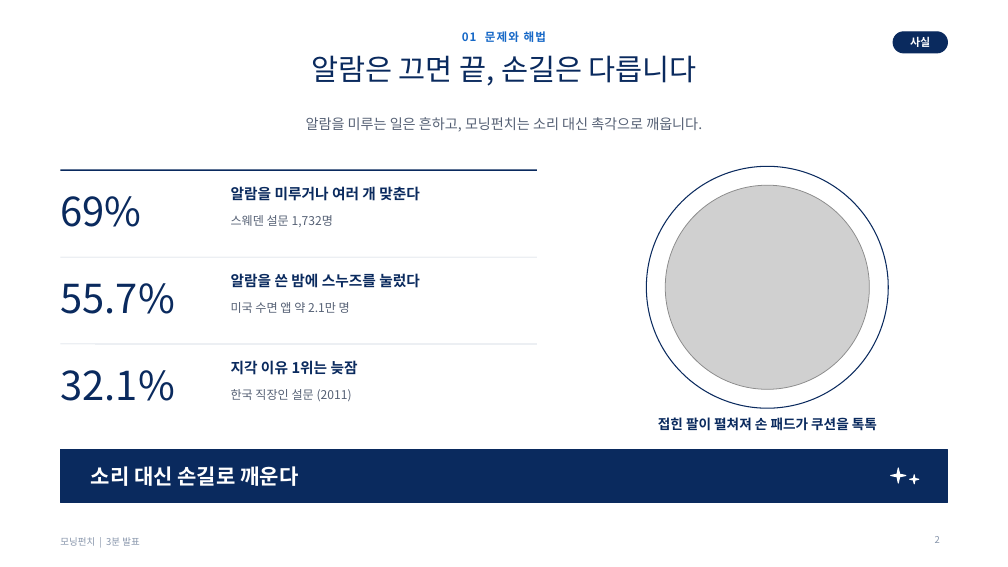
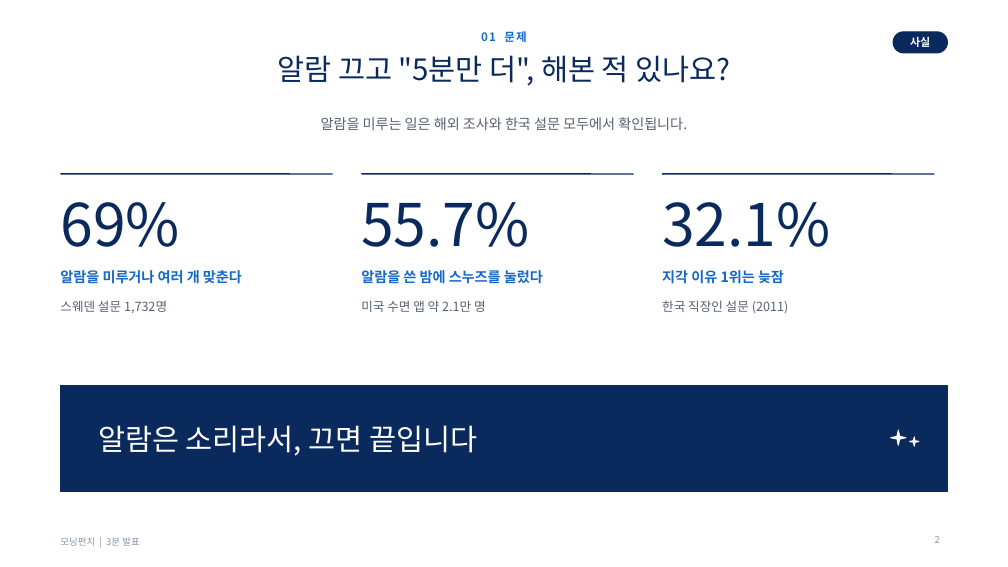
Before and after one commit to g975682-source/-, a slide deck: slide 2 of MorningPunch_Pitch_3min.pptx. Drawn at 1008x567 pixels with LibreOffice and Linux fonts; fonts in the diff are those of the drawing; grey boxes stand for pictures; background and template pictures are left out. Boxes give left, top, right and bottom in pixels: in the first picture for what was removed or moved away, otherwise in the second. Text is boxed around its words. In the diff, an @@ line names an element or a change of style, - is before the commit and + after.

```diff
--- a/MorningPunch_Pitch_3min.pptx
+++ b/MorningPunch_Pitch_3min.pptx
@@ title at [277,55,731,86]: text changed @@
-알람은 끄면 끝, 손길은 다릅니다
+알람 끄고 "5분만 더", 해본 적 있나요?
@@ text at [481,31,526,42]: text changed @@
-01 문제와 해법
+01 문제
@@ text at [321,117,687,130]: text changed @@
-알람을 미루는 일은 흔하고, 모닝펀치는 소리 대신 촉각으로 깨웁니다.
+알람을 미루는 일은 해외 조사와 한국 설문 모두에서 확인됩니다.
@@ line moved from (60, 170) - (537, 170) to (60, 174) - (333, 174) @@
@@ line moved from (60, 257) - (537, 257) to (361, 174) - (634, 174) @@
@@ line (361, 174) - (634, 174): stroke #CBD3DF 0.5 pt to #0A2A5E 1.25 pt @@
@@ ellipse removed at [647,166,889,408] @@
@@ line moved from (60, 344) - (537, 344) to (662, 174) - (935, 174) @@
@@ line (662, 174) - (935, 174): stroke #CBD3DF 0.5 pt to #0A2A5E 1.25 pt @@
@@ text "55.7%": place and size @@
-text "55.7%" at [60,283,174,314]
+text "55.7%" at [361,202,529,247]
@@ size 38 to 56 pt in 3 elements at [60,202,179,247], [361,202,529,247], [662,202,830,247] @@
@@ text "32.1%": place and size @@
-text "32.1%" at [60,370,174,401]
+text "32.1%" at [662,202,830,247]
@@ picture removed at [665,185,870,389] @@
@@ text "알람을 미루거나 여러 개 맞춘다": place and size @@
-text "알람을 미루거나 여러 개 맞춘다" at [231,186,420,201]
+text "알람을 미루거나 여러 개 맞춘다" at [60,270,242,284]
@@ text "알람을 쓴 밤에 스누즈를 눌렀다": place and size @@
-text "알람을 쓴 밤에 스누즈를 눌렀다" at [231,273,420,288]
+text "알람을 쓴 밤에 스누즈를 눌렀다" at [361,270,543,284]
@@ size 14 to 13.5 pt, text colour #0A2A5E to #1668C7 in 3 elements at [361,270,543,284], [60,270,242,284], [662,270,784,284] @@
@@ text "지각 이유 1위는 늦잠": place and size @@
-text "지각 이유 1위는 늦잠" at [231,360,358,375]
+text "지각 이유 1위는 늦잠" at [662,270,784,284]
@@ text "스웨덴 설문 1,732명": place and size @@
-text "스웨덴 설문 1,732명" at [231,215,333,227]
+text "스웨덴 설문 1,732명" at [60,300,167,313]
@@ text "미국 수면 앱 약 2.1만 ...": place and size @@
-text "미국 수면 앱 약 2.1만 ..." at [231,302,350,313]
+text "미국 수면 앱 약 2.1만 ..." at [361,300,486,312]
@@ size 11.5 to 12 pt in 3 elements at [361,300,486,312], [60,300,167,313], [662,300,788,313] @@
@@ text "한국 직장인 설문 (2011)": place and size @@
-text "한국 직장인 설문 (2011)" at [231,389,352,401]
+text "한국 직장인 설문 (2011)" at [662,300,788,313]
@@ rectangle: place and size @@
-rectangle at [60,450,948,503]
+rectangle at [60,386,948,492]
@@ text removed at [658,417,877,431] @@
-접힌 팔이 펼쳐져 손 패드가 쿠션을 톡톡
@@ text added at [98,425,477,456], 28 pt, text #FFFFFF @@
+알람은 소리라서, 끄면 끝입니다
@@ star: place and size @@
-star at [891,468,906,483]
+star at [891,430,906,445]
@@ star: place and size @@
-star at [910,475,919,484]
+star at [910,437,919,446]
@@ text removed at [91,466,298,486] @@
-소리 대신 손길로 깨운다
```
Also in this commit, not shown: 3 other slides changed, 1 slide added, 2 other files.
